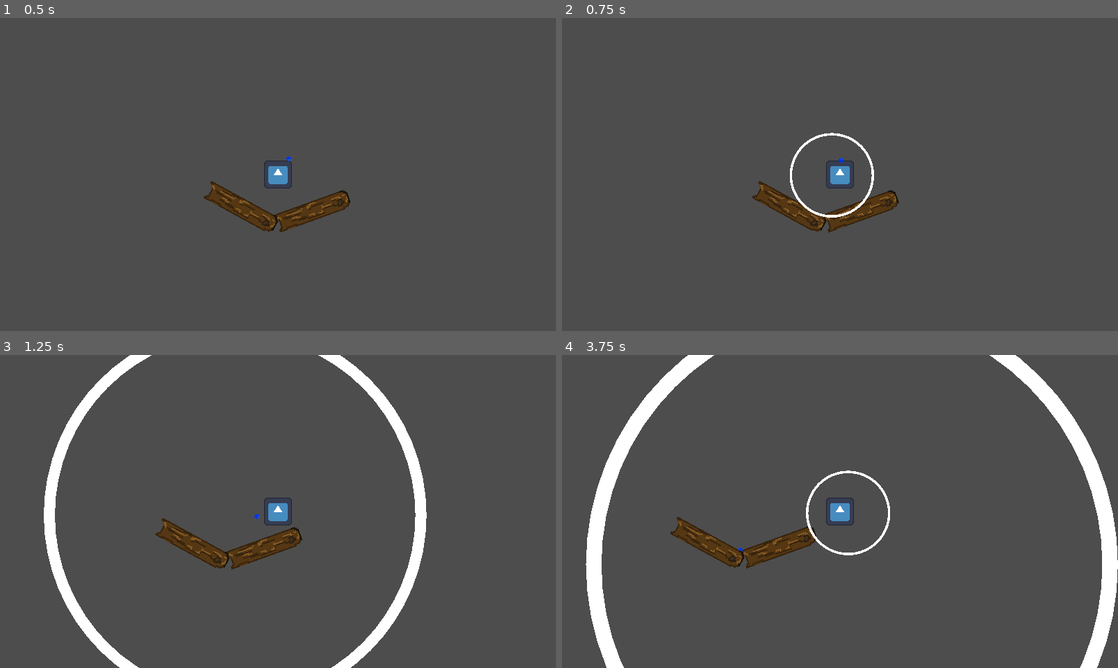
Above: before the commit, frames 1-4 (two rows, left to right).
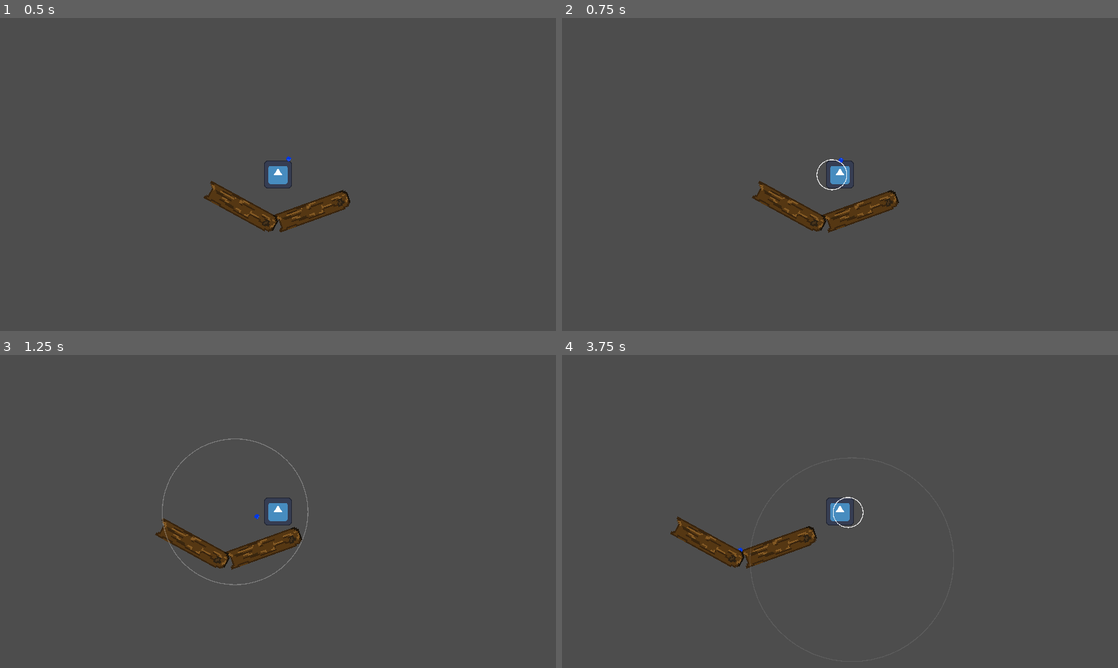
Above: after the commit, the same moments.

Repository: AragornOfKebroyd/Chapa
Game: Godot game, scene res://main.tscn
Same seed, same stepped clock (60 frames per second), same inputs: the game is played once before the commit and once after it. The engine's default icon, where the game draws it, is replaced by a stand-in: a white triangle on a blue panel in a dark square.
Inputs:
- Up to frame 1 (0.5 s): no input
- Up to frame 2 (0.75 s): tap Enter at 0.5 s; hold D (move_right) from 0.53 s (still down); tap E (squeak) at 0.6 s
- Up to frame 3 (1.25 s): keep holding D (move_right)
- Up to frame 4 (3.75 s): release D (move_right) at 1.28 s; hold S (move_down) 1.28-2.03 s; tap E (squeak) every 0.75 s from 1.35 to 3.6 s; hold D (move_right) 2.03-2.78 s; hold W (move_up) 2.78-3.53 s; hold A (move_left) from 3.53 s (still down)

Frame 1 is identical in both runs. In frame 2, 0.4% of the frame differs, in the area x 41-57%, y 36-64%; in frame 3, 5.0%; in frame 4, 6.7%, in the area x 4-100%, y 0-100%.

Commit message:
improved squeak

Diff:
--- a/scripts/sound_wave.gd
+++ b/scripts/sound_wave.gd
@@ -1,38 +1,48 @@
 extends Node2D
-@export var wave_speed: float = 200.0  # Speed of expansion
-@export var max_radius: float = 300.0  # Maximum expansion size
-@export var dropoff_rate: float = 100.0 # rate at which the sound decays
-
-
+@export var wave_speed: float = 400.0  # Speed of expansion
+@export var max_radius: float = 500.0  # Maximum expansion size
 
 var radius = 5
 # Called when the node enters the scene tree for the first time.
 
 @export var start_radius: float = 50.0  # Initial radius of the circle
 @export var segments: int = 64  # Number of points in the circle
-func _ready():
+
+
+func draw_wave(r):
+
+	var perc_dist = radius / max_radius
+
+	opacity = 1 * (1-perc_dist)**2
+
+
+	modulate.a = opacity
+
 	# make line2d a circle
 	var line = $Line2D
 	line.clear_points()
 
 	for i in range(segments + 1):  # +1 to close the loop
 		var angle = i * TAU / segments  # TAU = 2 * PI
-		var point = Vector2(cos(angle), sin(angle)) * start_radius
+		var point = Vector2(cos(angle), sin(angle)) * r
 		line.add_point(point)
 
-
-	pass # Replace with function body.
+func _ready():
+	pass
 
 
 # Called every frame. 'delta' is the elapsed time since the previous frame.
 func _process(delta):
 	pass
 
-
+var opacity = 1
 func _physics_process(delta):
 	radius += wave_speed * delta
-	scale = Vector2(radius / 10.0, radius / 10.0)  # Scale sprite to match
+	draw_wave(radius)
 	$Area2D/CollisionShape2D.shape.radius = radius
+
+
+
 	if radius > max_radius:
 		queue_free()
 
--- a/sound_wave.tscn
+++ b/sound_wave.tscn
@@ -15,8 +15,6 @@
 
 [node name="Line2D" type="Line2D" parent="."]
 position = Vector2(0, 1)
-points = PackedVector2Array(83, 0, 59, -59, -1, -82, -58, -60, -82, 0, -60, 57, -1, 82, 56, 60)
-closed = true
 width = 3.0
 joint_mode = 2
 begin_cap_mode = 2
